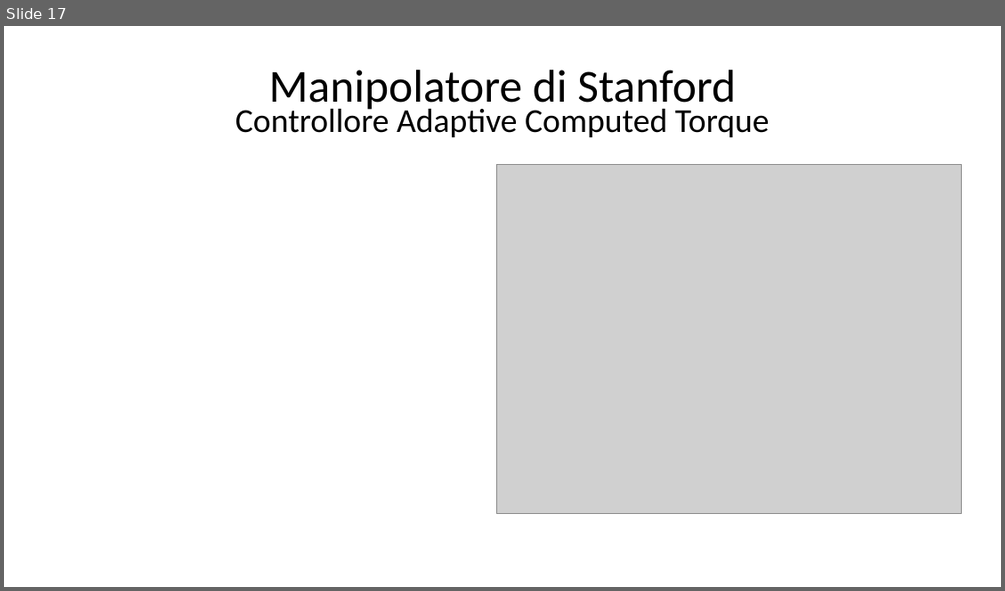
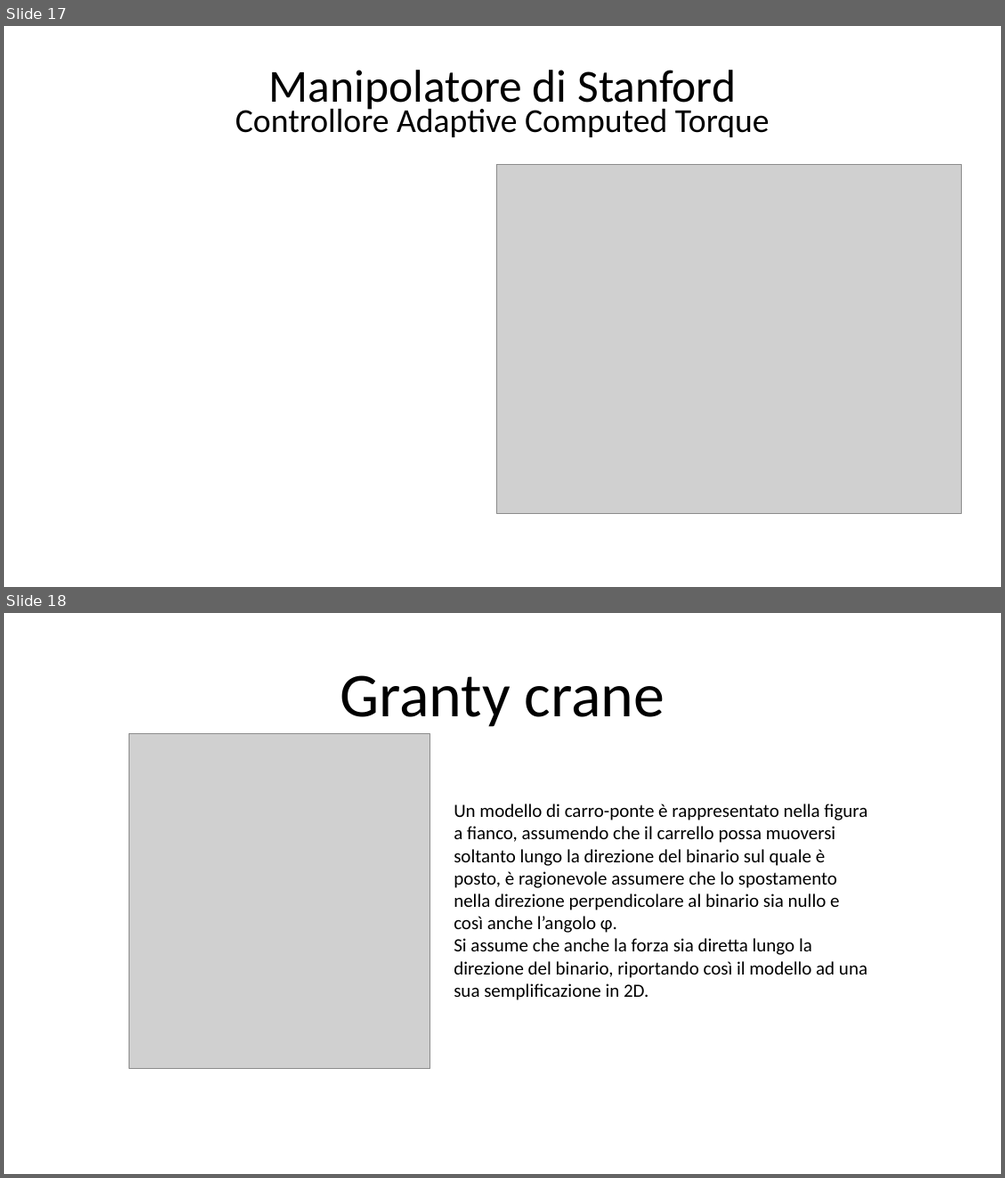
Before and after one commit to giga487/BicchiGas, a slide deck: Relazione/Presentazione.pptx. Shown one above the other, each under a label of ours: slide 17 before the commit, slides 17 and 18 after it. The pictures are 1005x591 and 1005x1178 pixels, drawn with LibreOffice and Linux fonts; fonts in the diff are those of the drawing; grey boxes stand for pictures. Boxes give left, top, right and bottom in pixels: in the first picture for what was removed or moved away, otherwise in the second. Text is boxed around its words. In the diff, an @@ line names an element or a change of style, - is before the commit and + after.

```diff
--- a/Relazione/Presentazione.pptx
+++ b/Relazione/Presentazione.pptx
@@ slide 18 added at <box>4,613,1001,1174</box>, background #FFFFFF @@
@@ title added at <box>340,675,665,727</box>, 60 pt, text #000000 @@
+Granty crane
@@ picture added at <box>129,733,430,1068</box> @@
@@ text added at <box>453,803,867,1000</box>, 18 pt, text #000000 @@
+Un modello di carro-ponte è rappresentato nella figura a fianco, assumendo che il carrello possa muoversi soltanto lungo la direzione del binario sul quale è posto, è ragionevole assumere che lo spostamento nella direzione perpendicolare al binario sia nullo e così anche l’angolo ɸ.
+Si assume che anche la forza sia diretta lungo la direzione del binario, riportando così il modello ad una sua semplificazione in 2D.
```
Also in this commit, not shown: 3 slides changed, 8 other slides added, 19 other files.
